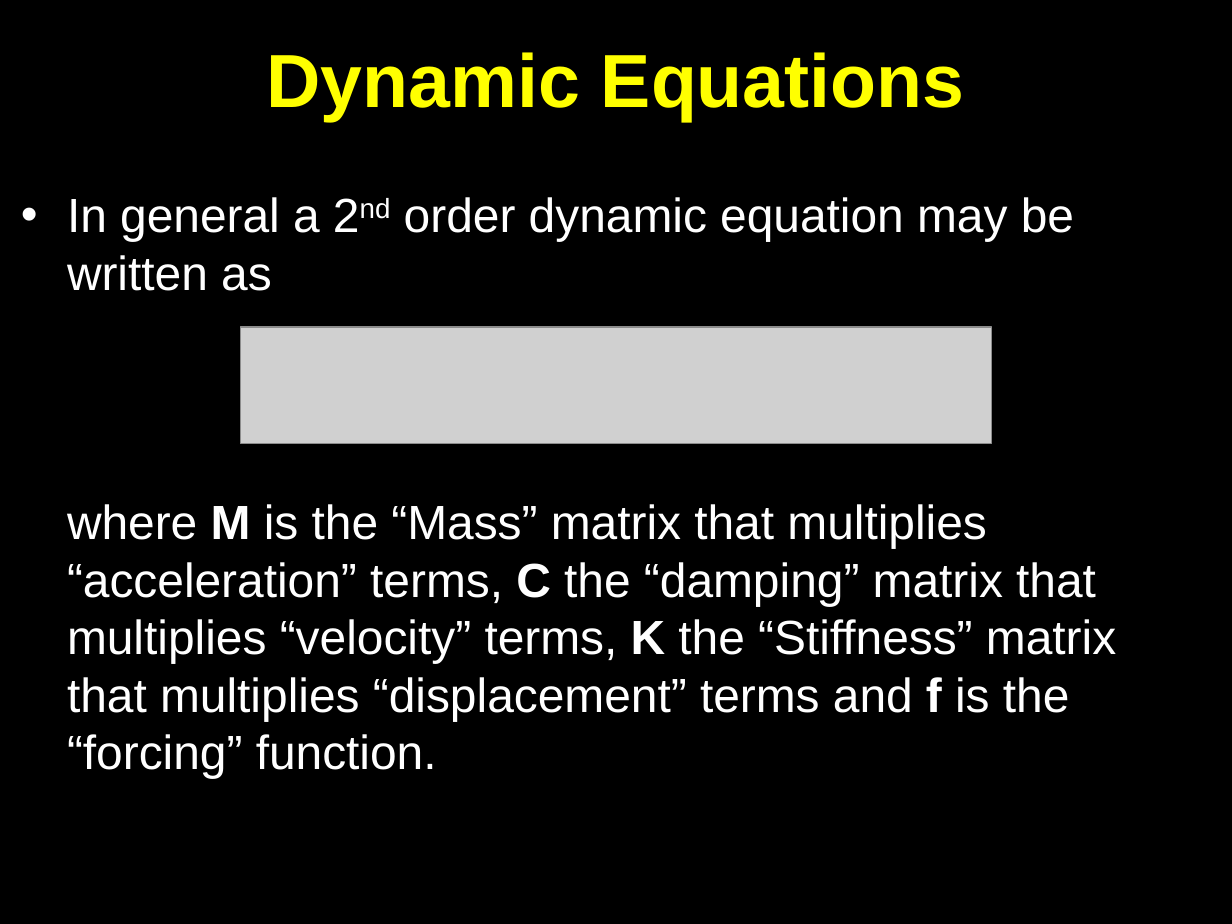
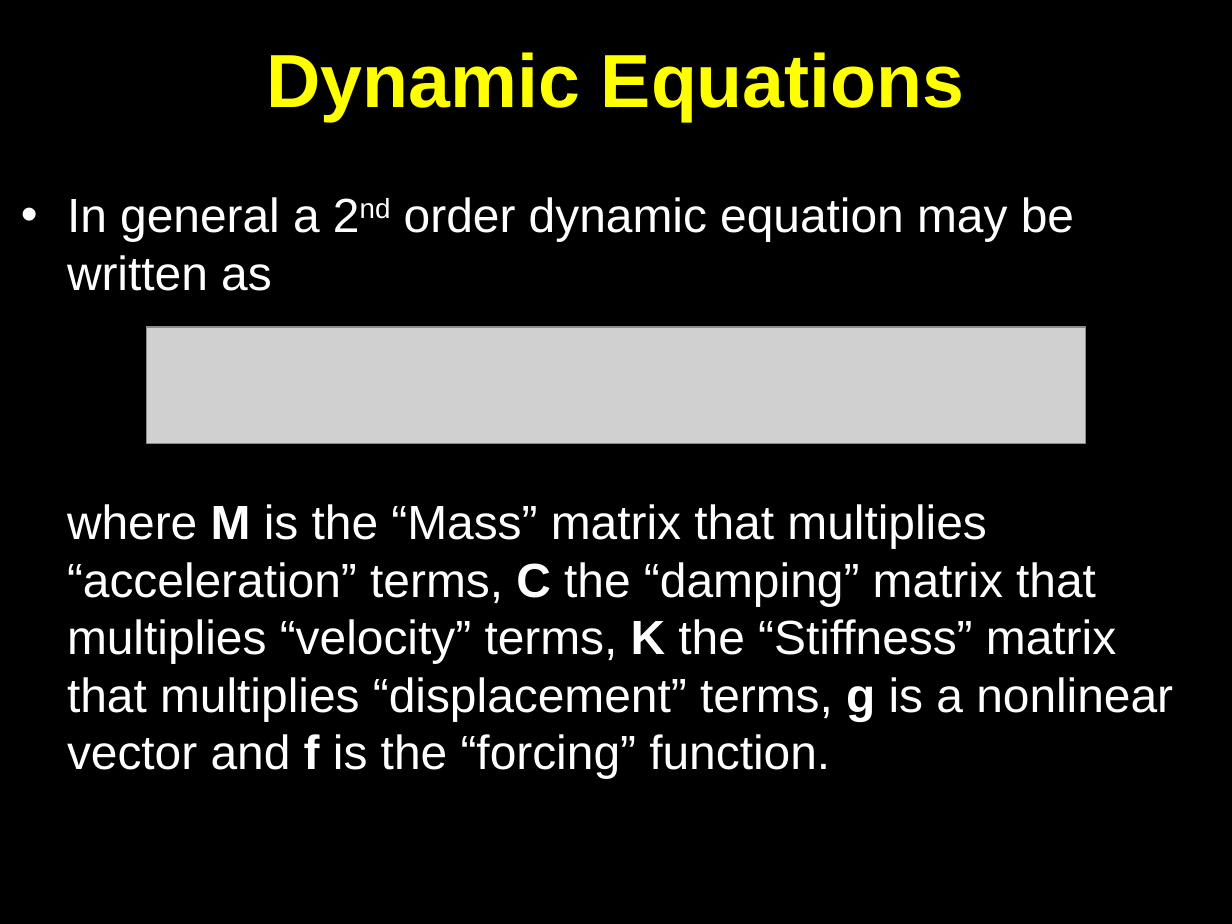
Before and after one commit to OpenCMISS/cm, a slide deck: slide 70 of doc/openCMISS.pptx (slide 69 before the commit). Drawn at 1232x924 pixels with LibreOffice and Linux fonts; fonts in the diff are those of the drawing; grey boxes stand for pictures. Boxes give left, top, right and bottom in pixels: in the first picture for what was removed or moved away, otherwise in the second. Text is boxed around its words. In the diff, an @@ line names an element or a change of style, - is before the commit and + after.

```diff
--- a/doc/openCMISS.pptx
+++ b/doc/openCMISS.pptx
@@ picture: place and size @@
-picture at [240, 326, 992, 444]
+picture at [147, 326, 1085, 444]
@@ text at [67, 504, 1173, 778]: text changed @@
-where M is the “Mass” matrix that multiplies “acceleration” terms, C the “damping” matrix that multiplies “velocity” terms, K the “Stiffness” matrix that multiplies “displacement” terms and f is the “forcing” function.
+where M is the “Mass” matrix that multiplies “acceleration” terms, C the “damping” matrix that multiplies “velocity” terms, K the “Stiffness” matrix that multiplies “displacement” terms, g is a nonlinear vector and f is the “forcing” function.
```
Also in this commit, not shown: 15 other slides changed, 2 slides added, 7 other files.
